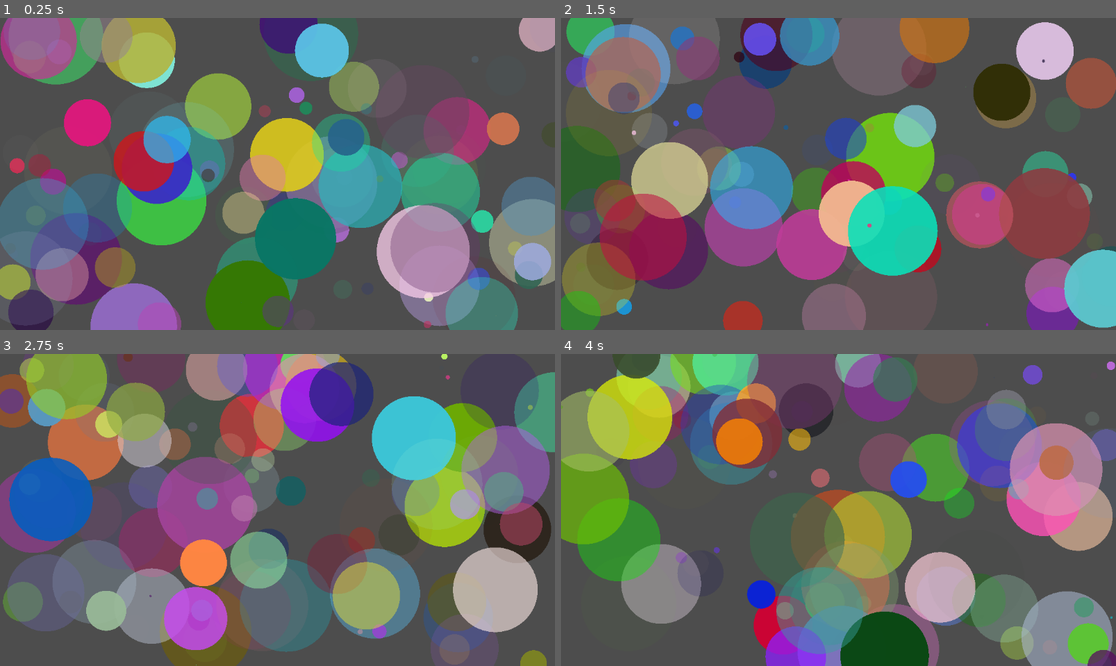
Above: before the commit, frames 1-4 (two rows, left to right).
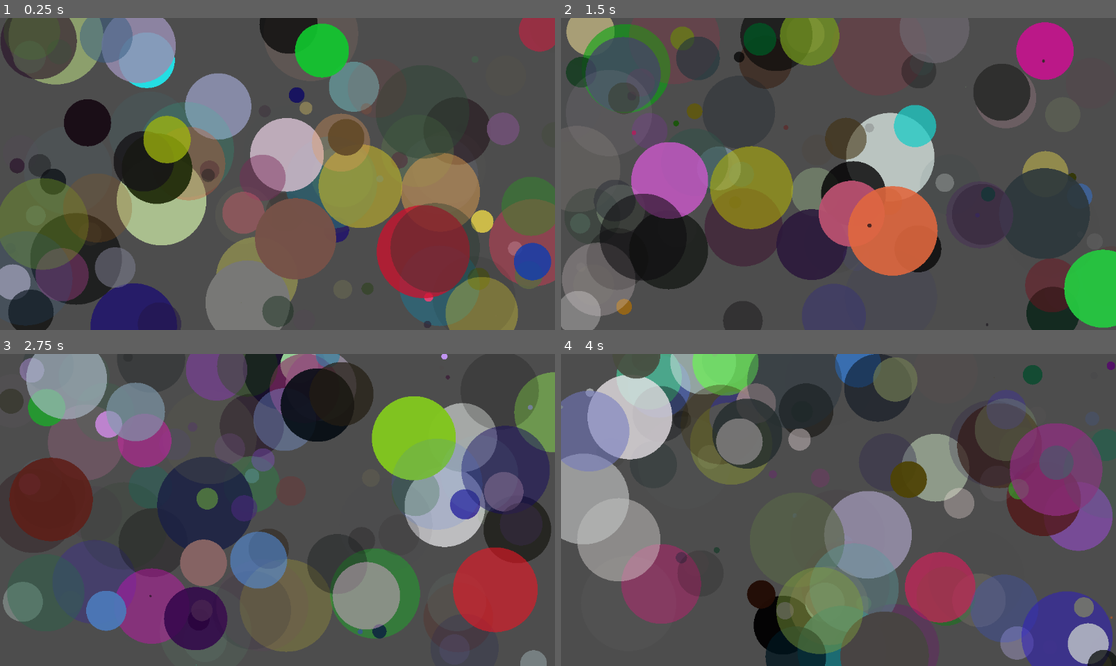
Above: after the commit, the same moments.

Repository: ssilenuss/4D_GodotCompositions
Game: Godot game, scene res://main.tscn
Two runs of this game, one before a commit and one after it. Both use one fixed random seed, a clock stepped at 60 frames per second and the inputs below. The project has no main scene, so this scene is started directly.
Inputs:
- Up to frame 1 (0.25 s): no input
- Up to frame 2 (1.5 s): tap Enter (ui_accept) at 0.5, 0.77 s; hold Right (ui_right) 0.53-1.28 s
- Up to frame 3 (2.75 s): tap Enter (ui_accept) at 1.52, 2 s; hold Right (ui_right) from 2.03 s (still down)
- Up to frame 4 (4 s): tap Enter (ui_accept) at 3.02, 3.77 s; release Right (ui_right) at 3.53 s

The runs differ from the first frame. In frame 1, 63% of the frame differs, in the area x 0-100%, y 0-100%; in frame 2, 63%; in frame 3, 69%; in frame 4, 59%.

Commit message:
updated to hsv

Diff:
--- a/main.gd
+++ b/main.gd
@@ -1,8 +1,10 @@
 extends Control
+
+
 
 #called once at the beginning of the program.
 func _ready() -> void:
-	pass # Replace with function body.
+	queue_redraw()
 
 
 # Called every frame. 'delta' is the elapsed time since the previous frame.
@@ -21,6 +23,7 @@
 
 
 func _draw() -> void:
+
 	for i in 100:
 		#random position within the size of the screen
 		var pos_x : float = randf_range(0, size.x)
@@ -31,18 +34,20 @@
 		var radius : float = randf_range(0,100)
 
 		#random color
-		var red : float = randf_range(0,1)
-		var blue : float = randf_range(0,1)
-		var green : float = randf_range(0,1)
+		var hue : float = randf_range(0,1)
+		var saturation : float = randf_range(0,1)
+		var value : float = randf_range(0,1)
 		var alpha : float = randf_range(0,1) #1 is fully opaque!
-		var color : Color = Color(red,green,blue,alpha)
+		#var color : Color = Color(red,green,blue,alpha)
+		var color : Color = Color.from_hsv(hue,saturation,value, alpha)
 
 		draw_circle(pos,radius,color)
 
+
 		#Exercises:
 		#1.  Try to limit the rgb values to create an analogous color composition
-		#2.  Try to create a complementary color composition
-		#3.  Try to create two layers of circles using 2 different for loops
+		#2.  Try to create two layers of circles using 2 different for loops.
+		#3.  Try to create a complementary color composition (using two different for loops)
 		#4.  Try to limit the positions and radii on the two different layers.
 			#you might try large analogous circles in the back, then small contrasting
 			#colors along a rule of thirds line.
